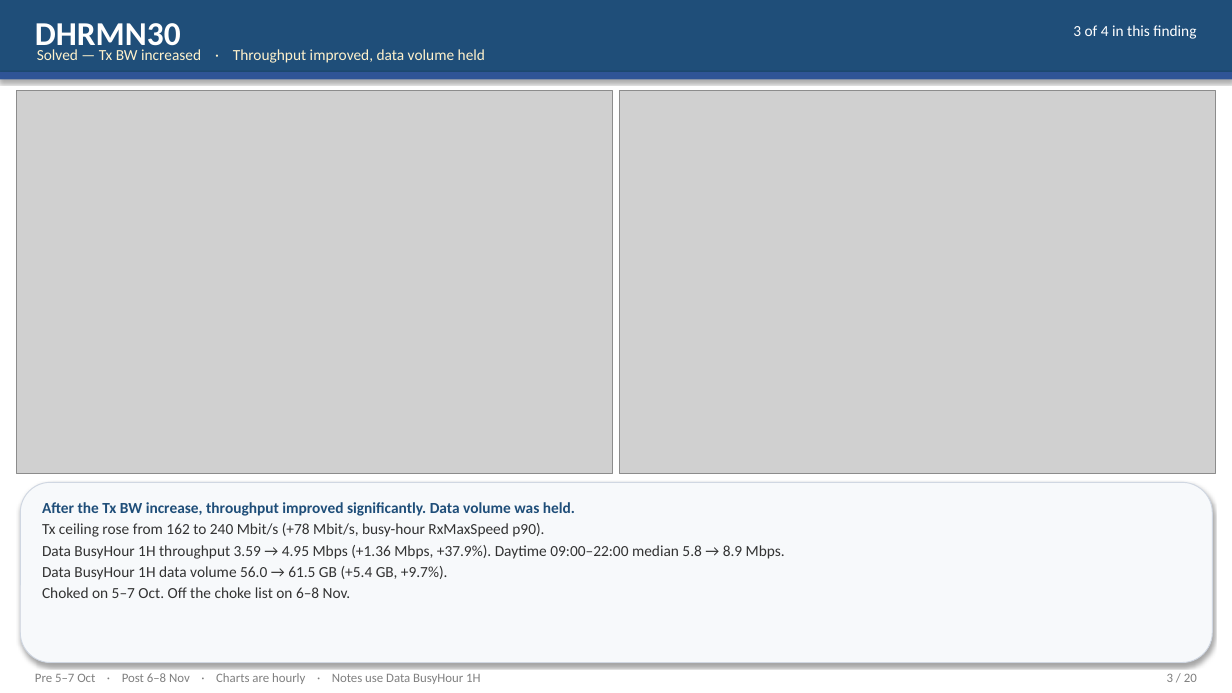
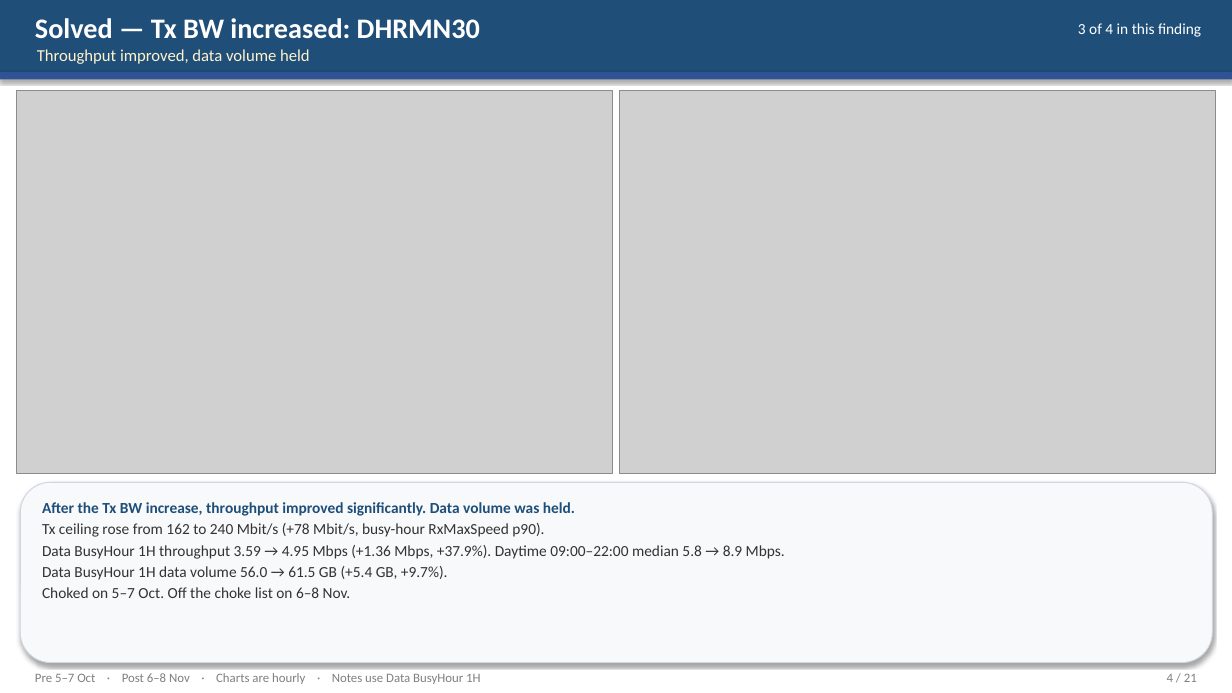
Before and after one commit to miles4482/Transport-Network-KPI-Check, a slide deck: slide 4 of Comparison_v1_Findings_5Oct_vs_6Nov.pptx (slide 3 before the commit). Drawn at 1232x693 pixels with LibreOffice and Linux fonts; fonts in the diff are those of the drawing; grey boxes stand for pictures. Boxes give left, top, right and bottom in pixels: in the first picture for what was removed or moved away, otherwise in the second. Text is boxed around its words. In the diff, an @@ line names an element or a change of style, - is before the commit and + after.

```diff
--- a/Comparison_v1_Findings_5Oct_vs_6Nov.pptx
+++ b/Comparison_v1_Findings_5Oct_vs_6Nov.pptx
@@ text at (35, 18, 480, 38): text changed; size 26 to 22 pt @@
-DHRMN30
+Solved — Tx BW increased: DHRMN30
@@ text "3 of 4 in this ...": place and size @@
-text "3 of 4 in this ..." at (1073, 25, 1196, 39)
+text "3 of 4 in this ..." at (1078, 23, 1201, 37)
@@ text at (37, 49, 310, 64): text changed; size 12 to 13 pt @@
-Solved — Tx BW increased · Throughput improved, data volume held
+Throughput improved, data volume held
@@ text at (1167, 674, 1197, 682): text changed @@
-3 / 20
+4 / 21
```
Also in this commit, not shown: 19 other slides changed, 1 slide added, 1 other file.
